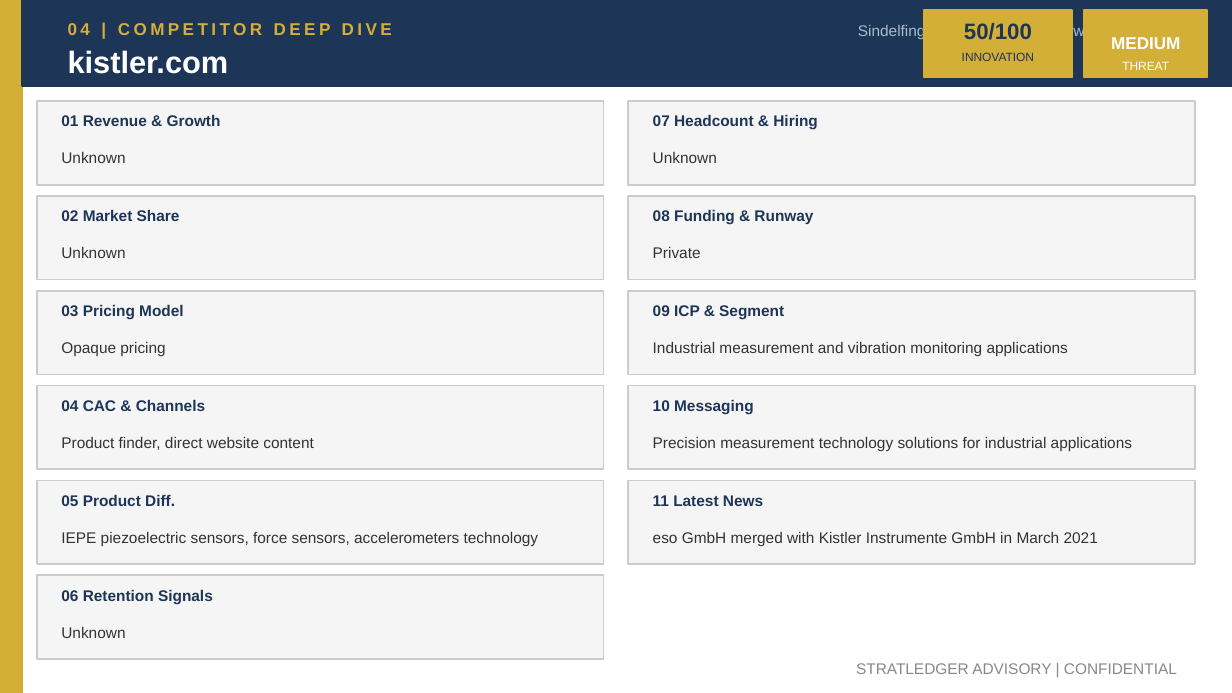
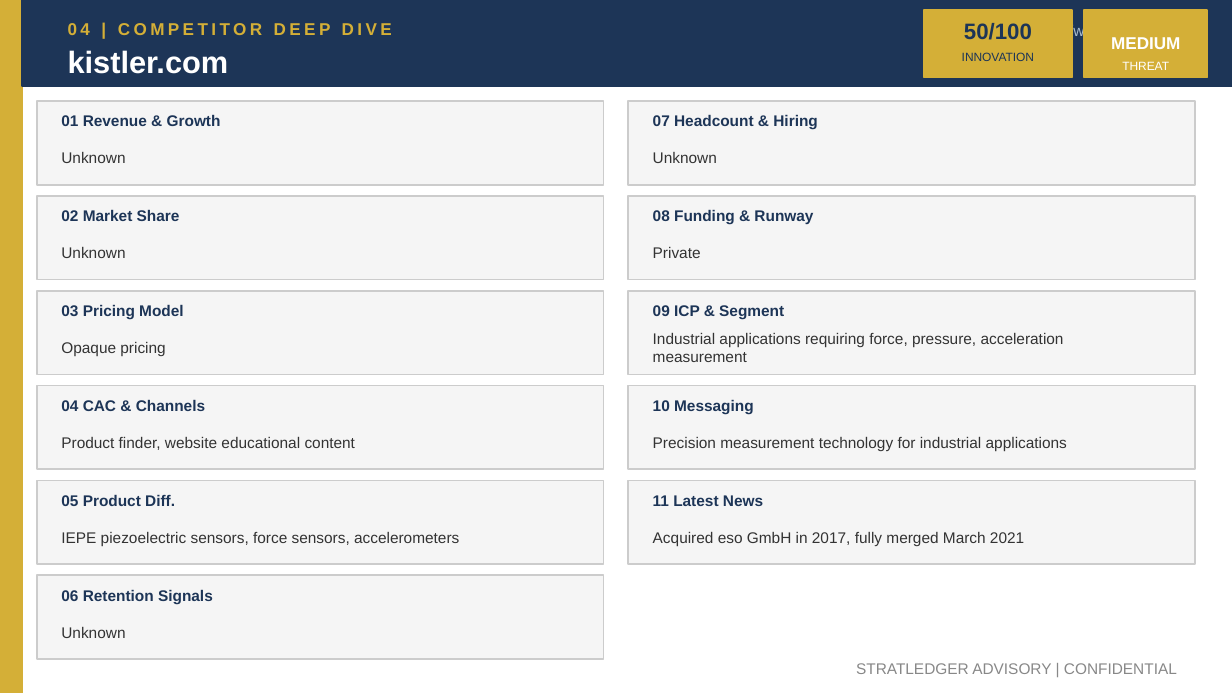
Before and after one commit to apexmakeshop-dot/droplet-commands, a slide deck: slide 7 of mesh_bioplastics_CI_Report.pptx. Drawn at 1232x693 pixels with LibreOffice and Linux fonts; fonts in the diff are those of the drawing. Boxes give left, top, right and bottom in pixels: in the first picture for what was removed or moved away, otherwise in the second. Text is boxed around its words. In the diff, an @@ line names an element or a change of style, - is before the commit and + after.

```diff
--- a/mesh_bioplastics_CI_Report.pptx
+++ b/mesh_bioplastics_CI_Report.pptx
@@ text at (x1=950, y1=23, x2=1183, y2=39): text changed @@
-Sindelfingen, Germany | https://www.kistler.com
+Unknown | https://www.kistler.com
@@ text at (x1=653, y1=333, x2=1064, y2=362): text changed @@
-Industrial measurement and vibration monitoring applications
+Industrial applications requiring force, pressure, acceleration measurement
@@ text at (x1=61, y1=437, x2=355, y2=450): text changed @@
-Product finder, direct website content
+Product finder, website educational content
@@ text at (x1=653, y1=437, x2=1067, y2=451): text changed @@
-Precision measurement technology solutions for industrial applications
+Precision measurement technology for industrial applications
@@ text at (x1=61, y1=532, x2=459, y2=546): text changed @@
-IEPE piezoelectric sensors, force sensors, accelerometers technology
+IEPE piezoelectric sensors, force sensors, accelerometers
@@ text at (x1=653, y1=532, x2=1024, y2=546): text changed @@
-eso GmbH merged with Kistler Instrumente GmbH in March 2021
+Acquired eso GmbH in 2017, fully merged March 2021
```
Also in this commit, not shown: 4 other slides changed.
